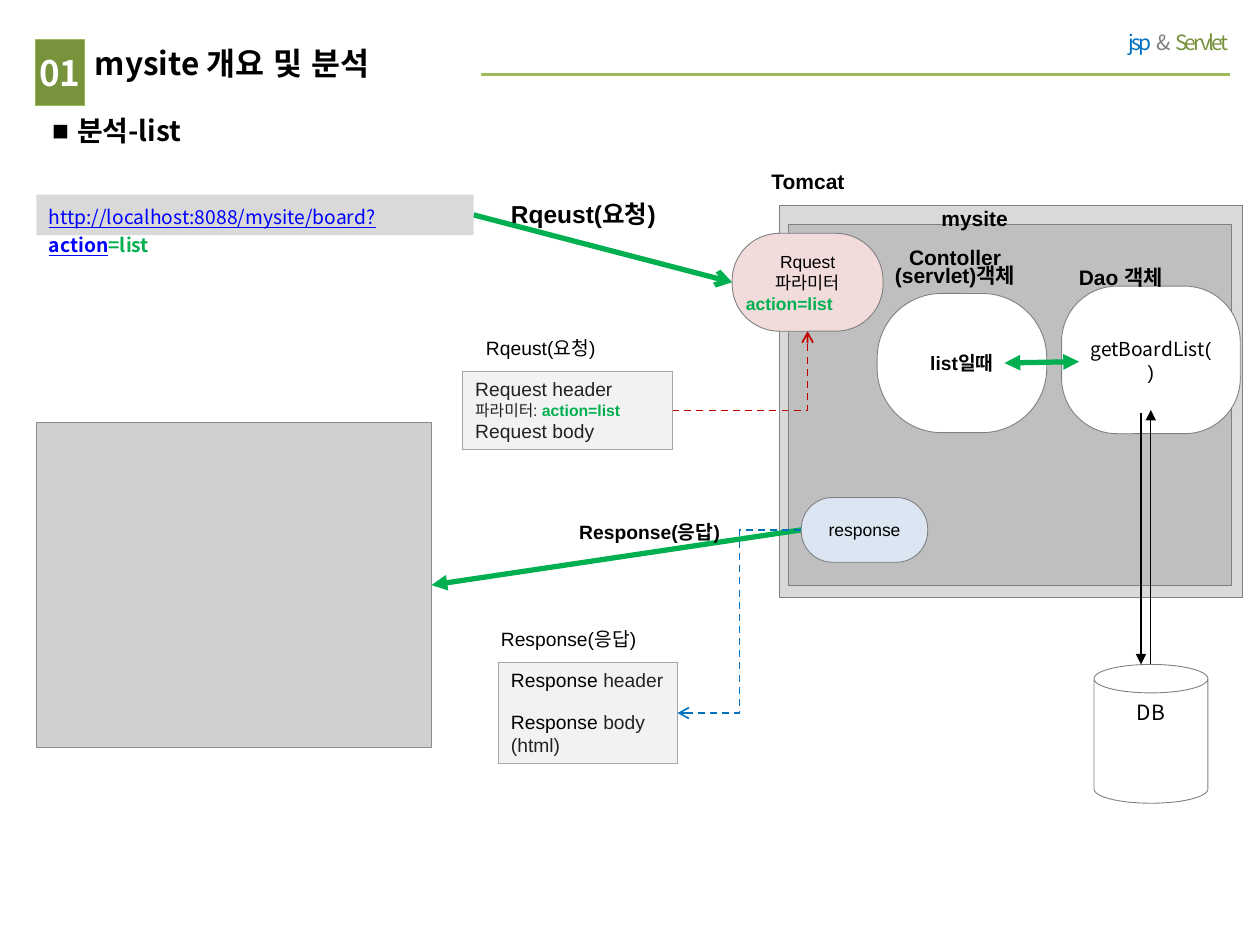
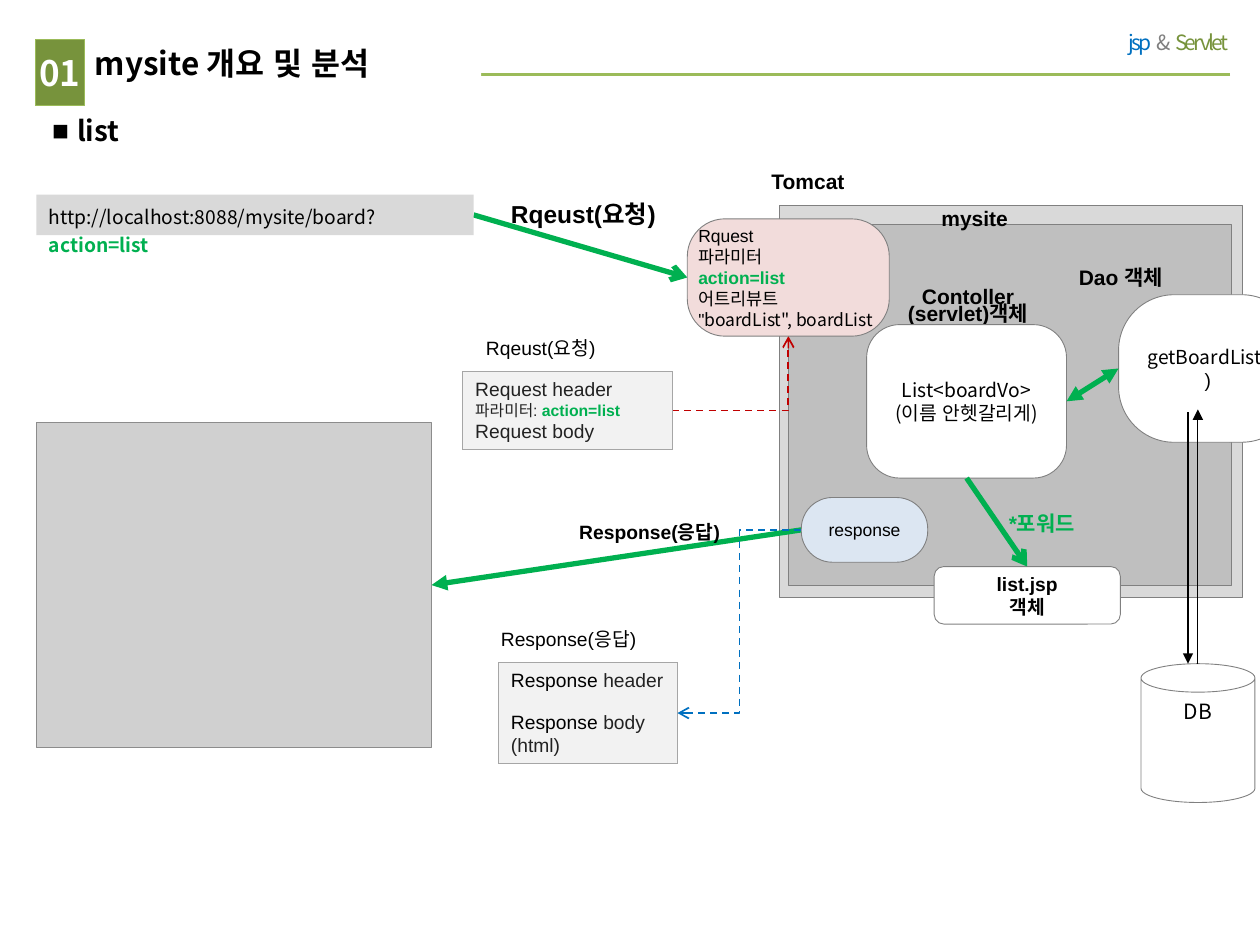
Before and after one commit to wonho951/mysite, a slide deck: slide 1 of mysite 그림.pptx. Drawn at 1260x945 pixels with LibreOffice and Linux fonts; fonts in the diff are those of the drawing; grey boxes stand for pictures. Boxes give left, top, right and bottom in pixels: in the first picture for what was removed or moved away, otherwise in the second. Text is boxed around its words. In the diff, an @@ line names an element or a change of style, - is before the commit and + after.

Commit message:
2021.07.21 board 그림

```diff
--- a/mysite 그림.pptx
+++ b/mysite 그림.pptx
@@ text at [77, 118, 119, 142]: text changed @@
-■ 분석-list
+■ list
@@ rectangle "http://localhost:8088/mysite/board?action=list" at [37, 194, 474, 234]: text colour #0000FF to #000000, text colour #0000FF to #00B050, underline off in "http://localhost:8088/mysite/board?action=list" @@
@@ arrow moved from (474, 215) - (732, 282) to (474, 215) - (688, 277) @@
@@ rounded rectangle "Rquest": place and size @@
-rounded rectangle "Rquest" at [732, 233, 883, 331]
+rounded rectangle "Rquest" at [688, 219, 890, 336]
@@ rounded rectangle "Rquest" at [688, 219, 890, 336]: proportions changed @@
@@ text in rounded rectangle at [698, 229, 762, 265]: alignment centre to left @@
@@ text in rounded rectangle at [698, 290, 873, 331]: paragraphs added @@
+어트리뷰트
+"boardList", boardList
@@ text "Contoller": place and size @@
-text "Contoller" at [895, 250, 1015, 287]
+text "Contoller" at [908, 289, 1028, 326]
@@ rounded rectangle "getBoardList()": place and size @@
-rounded rectangle "getBoardList()" at [1062, 286, 1241, 433]
+rounded rectangle "getBoardList()" at [1119, 295, 1260, 442]
@@ rounded rectangle "List<boardVo>" at [867, 325, 1067, 479]: proportions changed @@
@@ rounded rectangle "List<boardVo>": place and size @@
-rounded rectangle "List<boardVo>" at [877, 294, 1047, 432]
+rounded rectangle "List<boardVo>" at [867, 325, 1067, 479]
@@ elbow arrow moved from (673, 411) - (808, 331) to (673, 411) - (789, 336) @@
@@ text in rounded rectangle at [895, 381, 1038, 424]: text changed; font Arial to Noto Sans CJK KR; bold off @@
-list일때
+List<boardVo>
+(이름 안헷갈리게)
@@ double arrow moved from (1004, 363) - (1079, 362) to (1067, 402) - (1119, 368) @@
@@ arrow moved from (1142, 413) - (1142, 664) to (1188, 412) - (1188, 664) @@
@@ arrow moved from (1150, 664) - (1150, 410) to (1198, 664) - (1198, 410) @@
@@ arrow added from (966, 478) to (1027, 567), #00B050 3 pt @@
@@ text added at [1009, 515, 1075, 533], 12 pt, text #00B050, bold @@
+*포워드
@@ rounded rectangle added at [934, 567, 1120, 625], fill #FFFFFF, outline #808080 0.5 pt, 11 pt, text #000000, bold @@
+list.jsp
+객체
@@ cylinder "DB": place and size @@
-cylinder "DB" at [1094, 664, 1207, 803]
+cylinder "DB" at [1142, 664, 1255, 803]
```
Also in this commit, not shown: 7 other slides changed.
